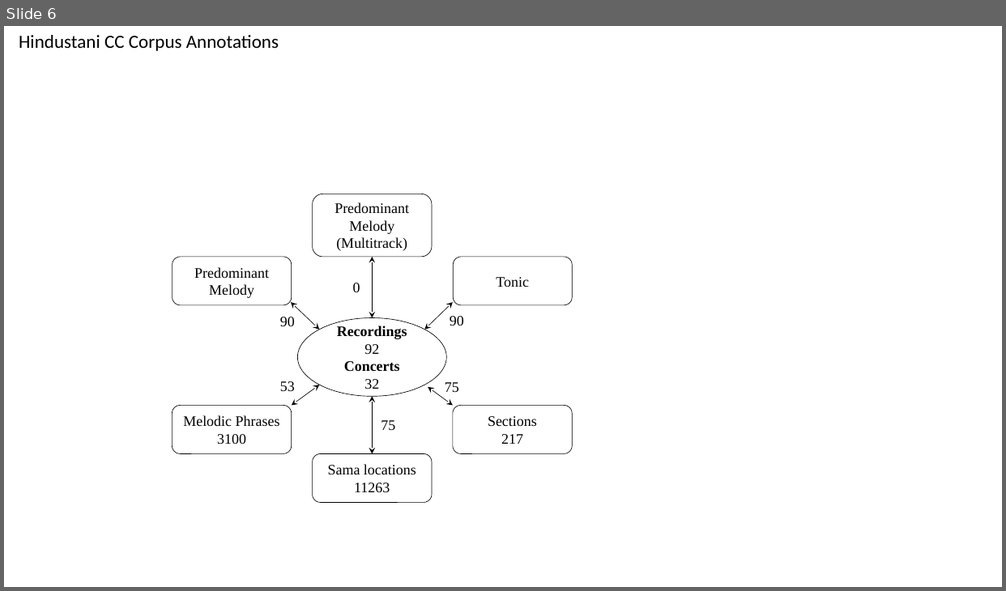
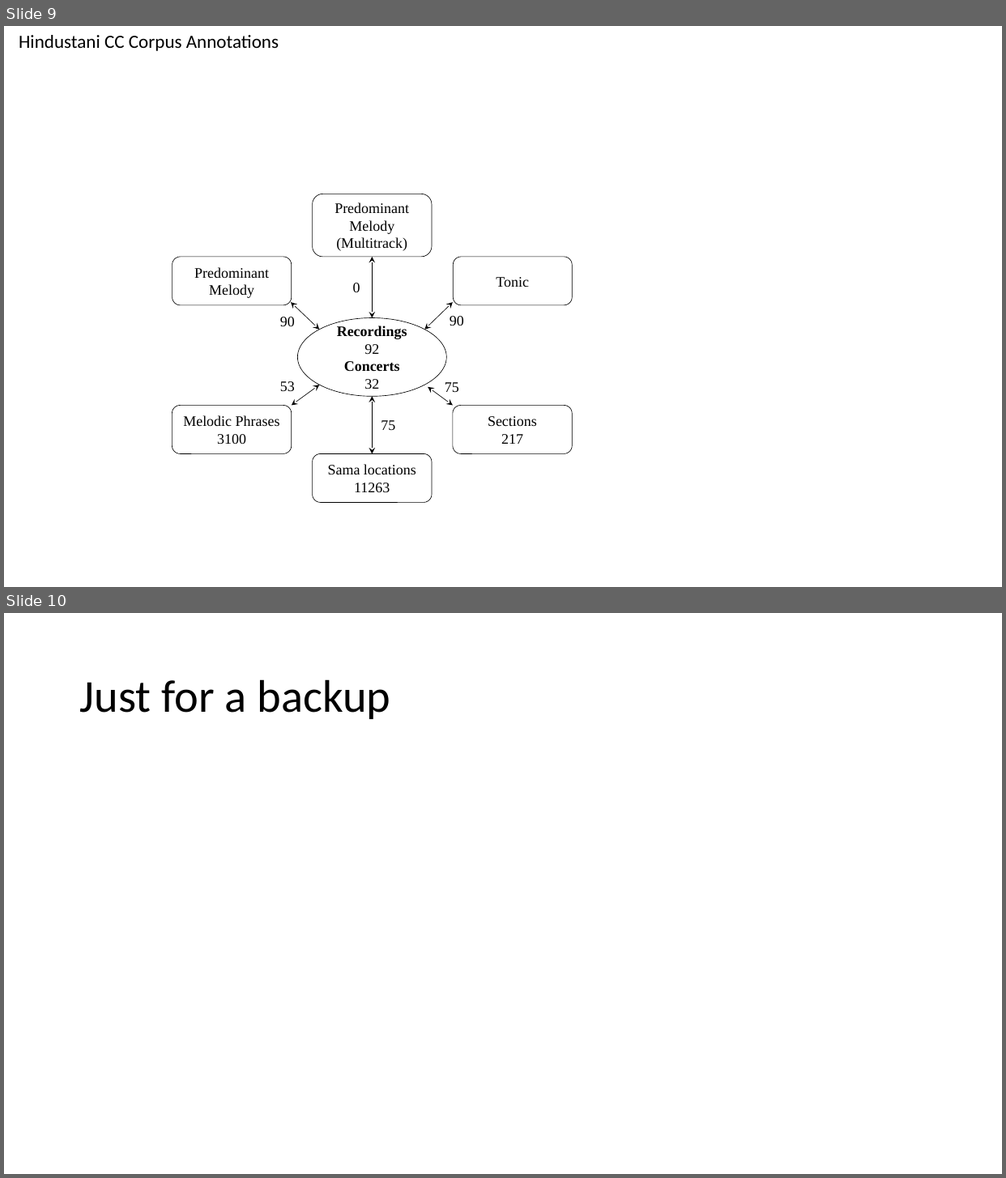
Before and after one commit to sankalpg/PhDThesis, a slide deck: ch04_datasets/figures/CorpusDataset_Stats.pptx. Shown one above the other, each under a label of ours: slide 6 before the commit, slides 9 and 10 after it. The pictures are 1006x591 and 1006x1178 pixels, drawn with LibreOffice and Linux fonts; fonts in the diff are those of the drawing. Boxes give left, top, right and bottom in pixels: in the first picture for what was removed or moved away, otherwise in the second. Text is boxed around its words. In the diff, an @@ line names an element or a change of style, - is before the commit and + after.

```diff
--- a/ch04_datasets/figures/CorpusDataset_Stats.pptx
+++ b/ch04_datasets/figures/CorpusDataset_Stats.pptx
@@ slide 10 added at box(4, 613, 1002, 1174), background #FFFFFF @@
@@ title added at box(80, 679, 391, 719), 44 pt, text #000000 @@
+Just for a backup
@@ what was slide 6 is now slide 9 @@
```
Also in this commit, not shown: 4 slides changed, 6 other slides added, 1 slide removed, 7 other files.
